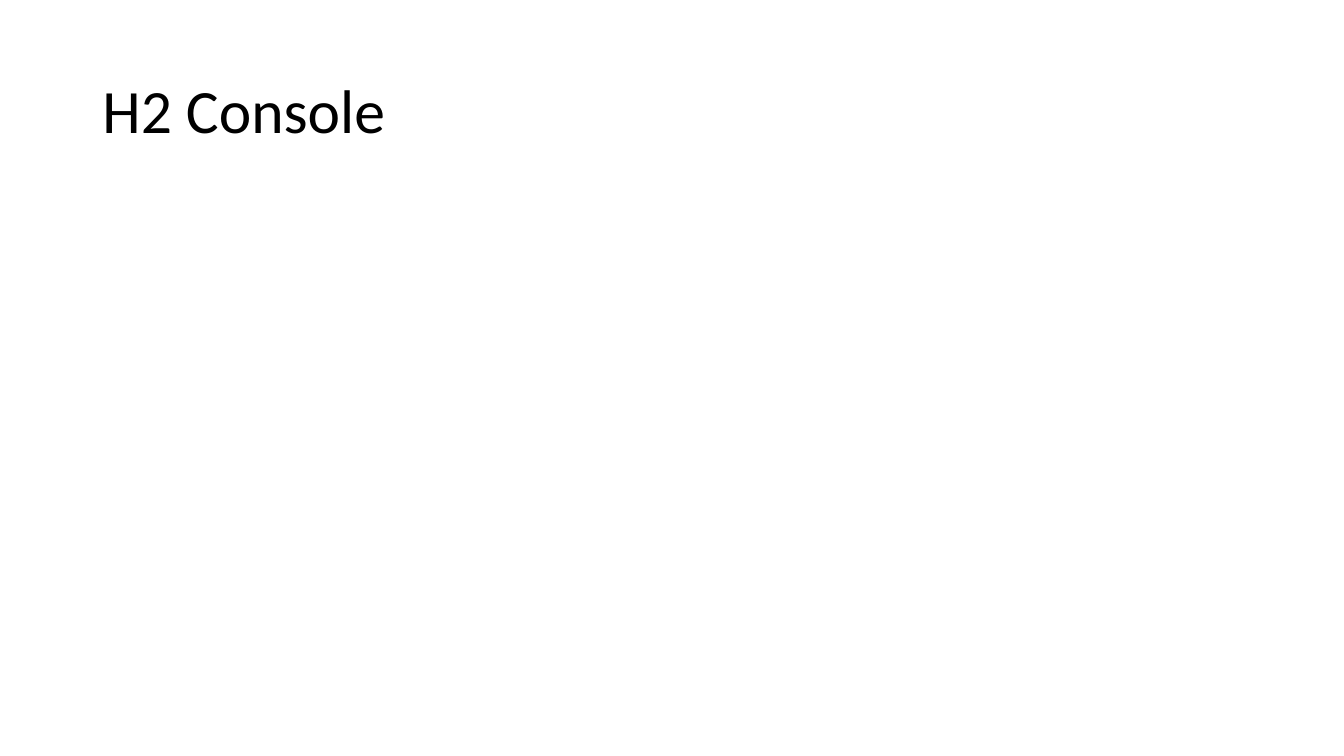
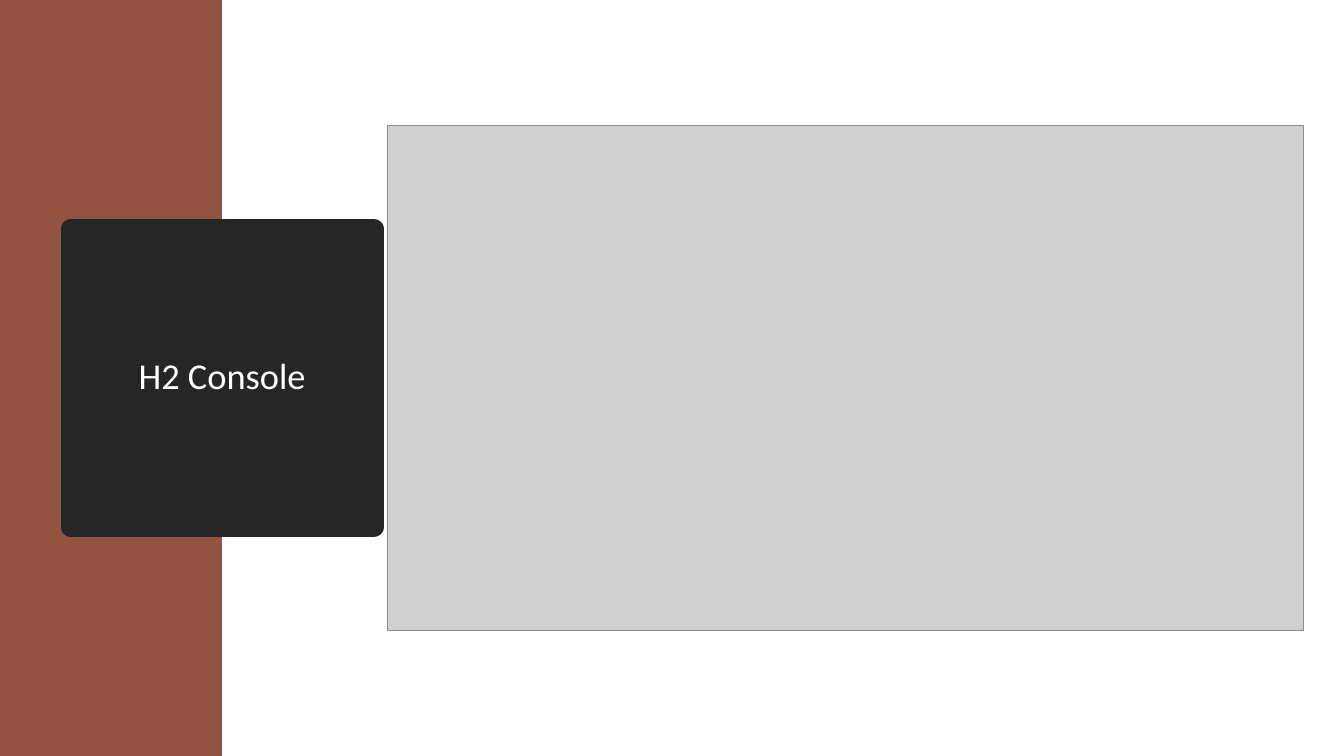
Before and after one commit to Ridwan-Kawsar/Practical_Project-Back_End-, a slide deck: slide 14 of PracticalProject/Documentation/PP Presentation.pptx. Drawn at 1344x756 pixels with LibreOffice and Linux fonts; fonts in the diff are those of the drawing; grey boxes stand for pictures. Boxes give left, top, right and bottom in pixels: in the first picture for what was removed or moved away, otherwise in the second. Text is boxed around its words. In the diff, an @@ line names an element or a change of style, - is before the commit and + after.

```diff
--- a/PracticalProject/Documentation/PP Presentation.pptx
+++ b/PracticalProject/Documentation/PP Presentation.pptx
@@ rectangle added at box(0, 0, 222, 756), fill #935343 @@
@@ picture added at box(388, 125, 1305, 631) @@
@@ title "H2 Console": place and size @@
-title "H2 Console" at box(102, 90, 385, 134)
+title "H2 Console" at box(71, 229, 374, 527)
@@ title "H2 Console" at box(71, 229, 374, 527): size 44 to 26 pt, text colour #000000 to #FFFFFF; alignment left to centre; fill none to #262626; outline none to #262626 13.75 pt @@
```
Also in this commit, not shown: 1 slide removed, 7 other files.
